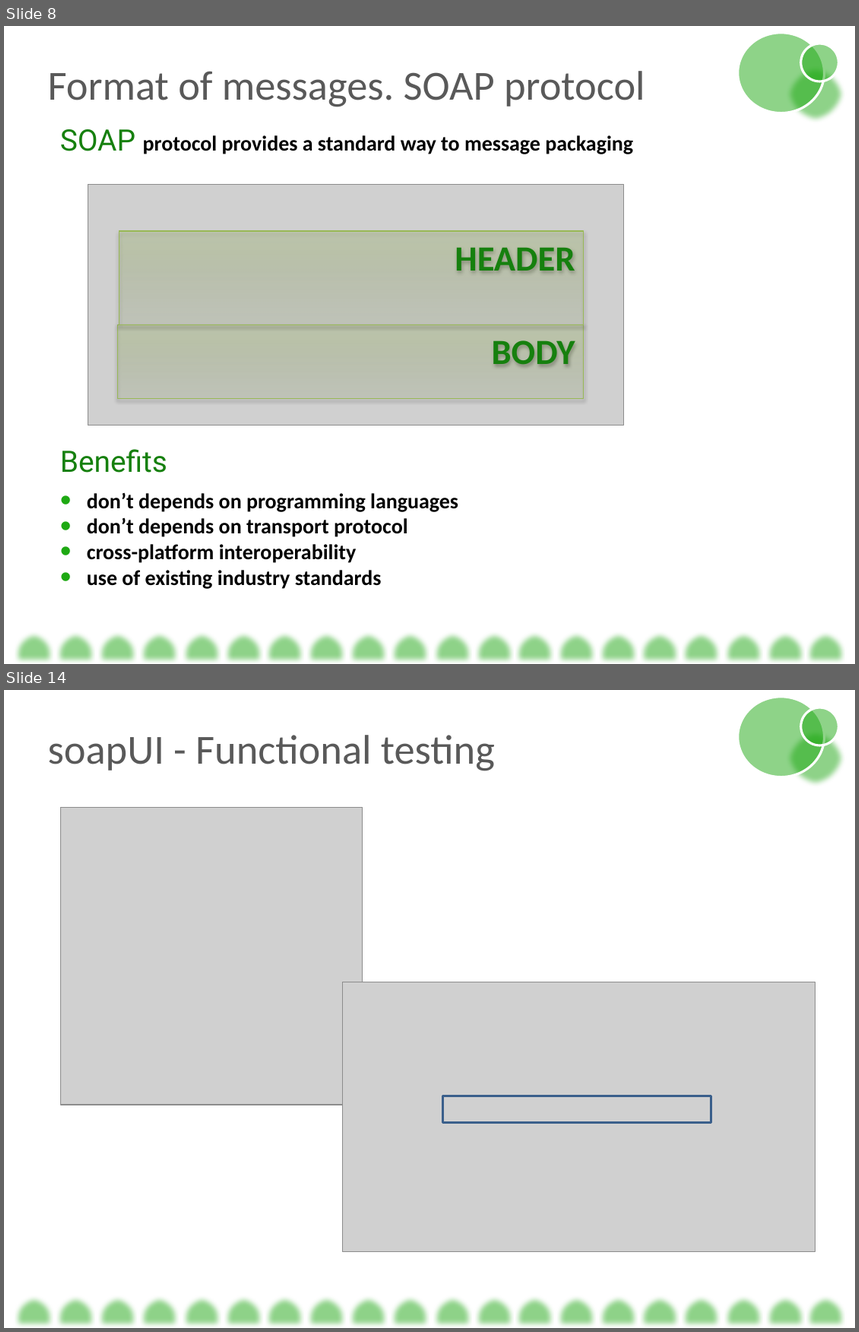
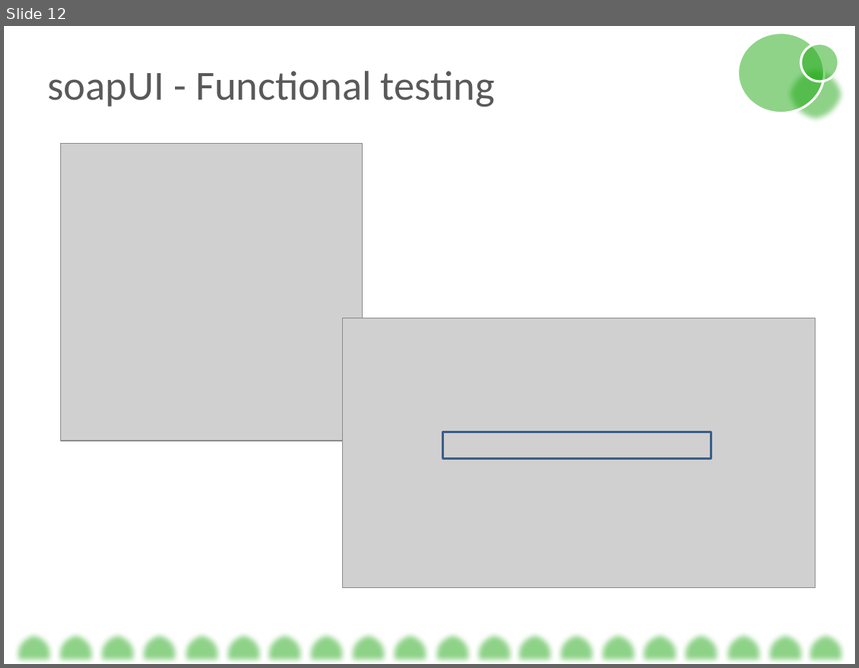
Before and after one commit to BigRacer/swtesting, a slide deck: 8.Web Services/Testing Web Services.pptx. Shown one above the other, each under a label of ours: slides 8 and 14 before the commit, slide 12 after it; the slides between them are not shown. The pictures are 859x1332 and 859x668 pixels, drawn with LibreOffice and Linux fonts; fonts in the diff are those of the drawing; grey boxes stand for pictures. Boxes give left, top, right and bottom in pixels: in the first picture for what was removed or moved away, otherwise in the second. Text is boxed around its words. In the diff, an @@ line names an element or a change of style, - is before the commit and + after.

```diff
--- a/8.Web Services/Testing Web Services.pptx
+++ b/8.Web Services/Testing Web Services.pptx
@@ slide 8 removed at [4,26,855,664], background #FFFFFF @@
@@ ellipse removed at [737,33,825,113] @@
@@ ellipse removed at [800,44,838,82] @@
@@ text removed at [48,71,645,107] @@
-Format of messages. SOAP protocol
@@ ellipse removed at [785,66,847,124] @@
@@ text removed at [60,129,633,154] @@
-SOAP protocol provides a standard way to message packaging
@@ picture removed at [88,184,623,425] @@
@@ rectangle removed at [119,231,584,325] @@
-HEADER
@@ rectangle removed at [117,325,584,399] @@
-BODY
@@ text removed at [60,449,167,473] @@
-Benefits
@@ text removed at [87,493,458,589] @@
-• don’t depends on programming languages
-• don’t depends on transport protocol
-• cross-platform interoperability
-• use of existing industry standards
@@ group removed at [14,631,846,664]: 20 flow chart delays @@
@@ what was slide 14 is now slide 12 @@
```
Also in this commit, not shown: 11 slides changed, 7 slides added, 3 other slides removed, 3 other files.
